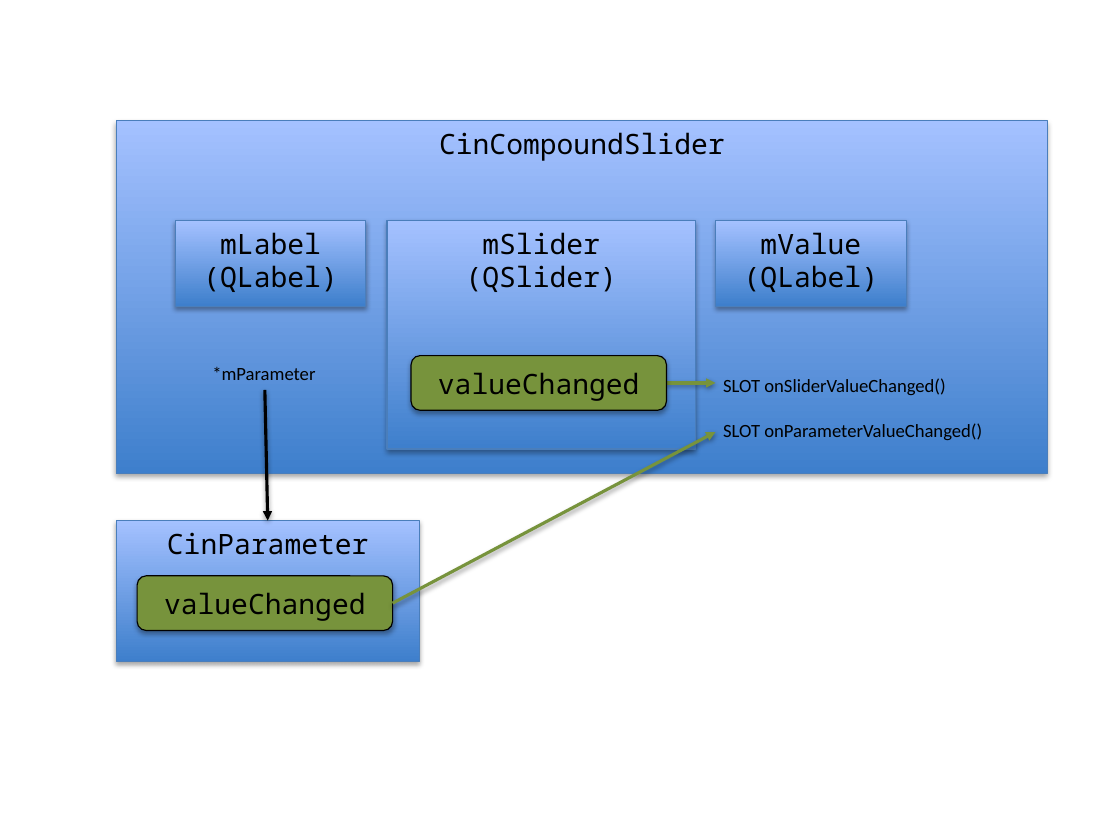
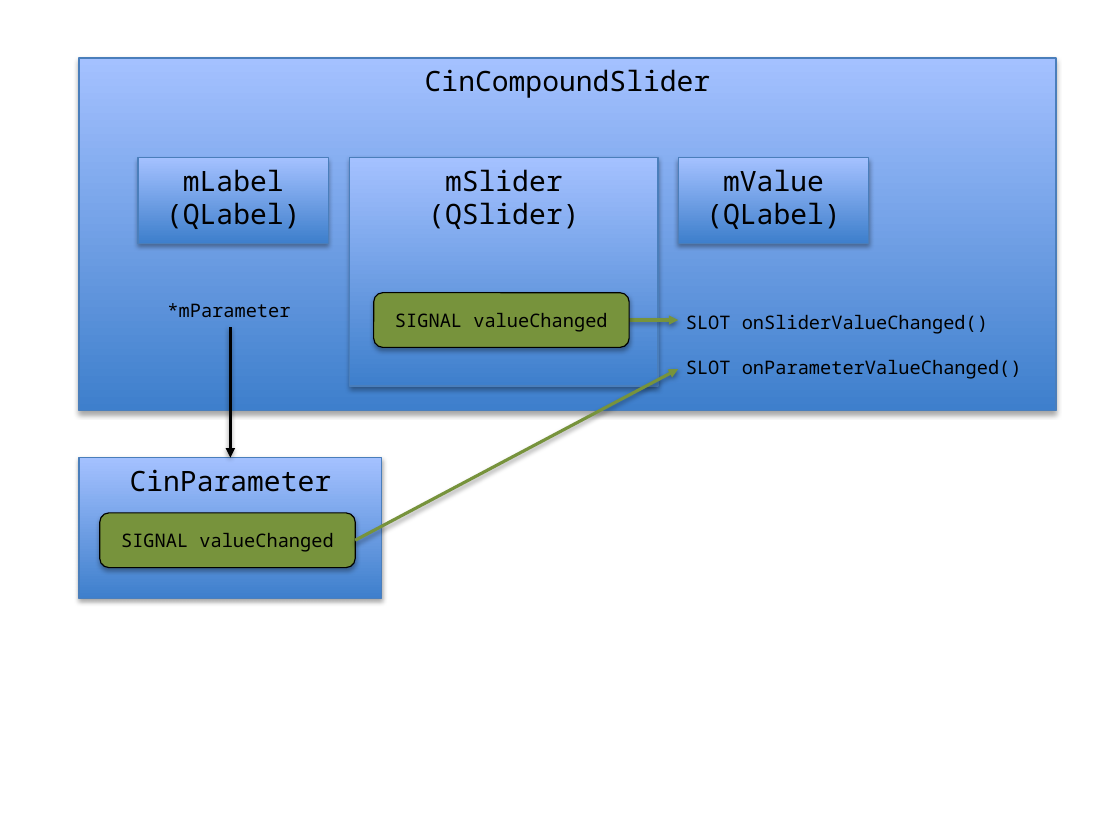
Before and after one commit to cinemascience/cinema_scope, a slide deck: slide 3 of docs/design/ui_class_diagram.pptx. Drawn at 1120x840 pixels with LibreOffice and Linux fonts; fonts in the diff are those of the drawing. Boxes give left, top, right and bottom in pixels: in the first picture for what was removed or moved away, otherwise in the second. Text is boxed around its words. In the diff, an @@ line names an element or a change of style, - is before the commit and + after.

Commit message:
update

```diff
--- a/docs/design/ui_class_diagram.pptx
+++ b/docs/design/ui_class_diagram.pptx
@@ rectangle "CinCompoundSlider": place and size @@
-rectangle "CinCompoundSlider" at (116,121,1047,474)
+rectangle "CinCompoundSlider" at (80,58,1056,411)
@@ rectangle "mSlider": place and size @@
-rectangle "mSlider" at (388,221,696,449)
+rectangle "mSlider" at (349,158,657,386)
@@ text "*mParameter" at (167,303,290,317): font Calibri to Noto Sans Mono @@
@@ text "*mParameter": place and size @@
-text "*mParameter" at (212,367,315,380)
+text "*mParameter" at (167,303,290,317)
@@ 3 rectangles, 2 rounded rectangles, 1 arrow: place and size @@
-3 rectangles, 2 rounded rectangles, 1 arrow at (116,221,906,662)
+3 rectangles, 2 rounded rectangles, 1 arrow at (80,158,869,599)
@@ arrow moved from (264, 390) - (268, 521) to (231, 327) - (231, 458) @@
@@ text in rounded rectangle at (395,313,607,332): text changed; size 18 to 12 pt @@
-valueChanged
+SIGNAL valueChanged
@@ text "SLOT onSliderValueChanged()": place and size @@
-text "SLOT onSliderValueChanged()" at (723,378,982,440)
+text "SLOT onSliderValueChanged()" at (686,315,1022,379)
@@ text "SLOT onSliderValueChanged()" at (686,315,1022,379): font Calibri to Noto Sans Mono @@
@@ arrow moved from (393, 604) - (716, 432) to (355, 540) - (679, 370) @@
@@ text in rounded rectangle at (121,533,333,552): text changed; size 18 to 12 pt @@
-valueChanged
+SIGNAL valueChanged
```
